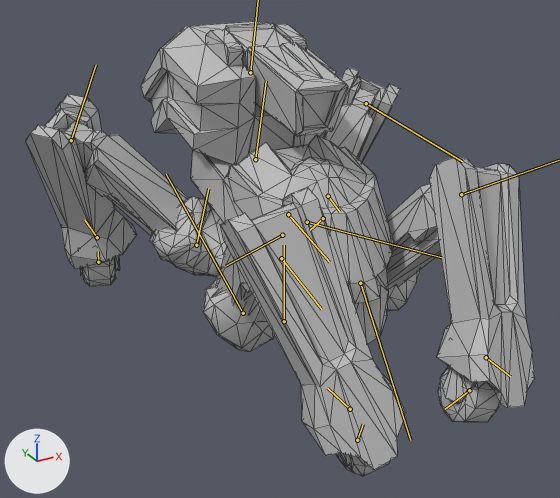
A saved change to the FBX model Unity_Project/Assets/Models/Unit/Tank_02_Locomotion.fbx.
One viewpoint serves both versions: a camera (50 mm lens) standing at (-3.13, -5.61, 3.56) and looking at (-0.22, -0.33, 0.92). The lights are fixed; the arrows at lower left show +X, +Y and +Z. Both versions are drawn at frame 5 of the action 'Take 001'; the numbers are the values there. The bones that bend it are drawn over the model as lines. Mesh edges are drawn as thin lines.

Names of what the first picture shows: 'Tank'.
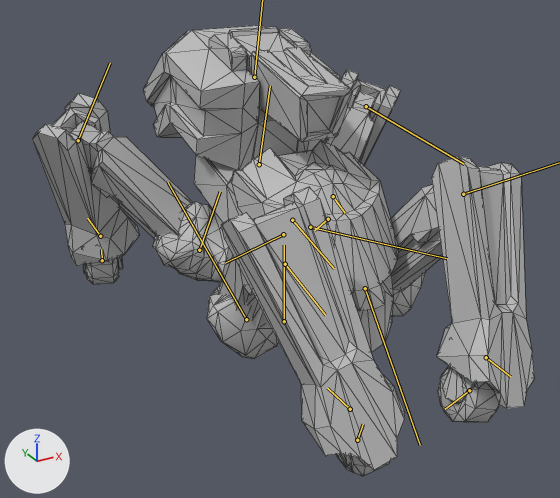
Commit message: update anim
updating locomotion animation

The change in detail:
Bone 'Center' (bone_center) moves from (-3.2, 36.4, -0.5) to (-6.0, 43.3, -0.5).
Bone 'Front_L_Hips' (bone_front_l_hips) turns from (2, 14, -27) to (2, 14, -29) degrees about its own x, y and z.
Bone 'Front_L_Leg' (bone_front_l_leg) turns from (0, -1, -21) to (0, -1, -25) degrees about its own x, y and z.
Bone 'Front_R_Hips' (bone_front_r_hips) turns from (4, 17, -25) to (3, 17, -28) degrees about its own x, y and z.
Bone 'Front_R_Leg' (bone_front_r_leg) turns from (0, -1, -18) to (0, -1, -22) degrees about its own x, y and z.
Bone 'Back_L_Hips' (bone_back_l_hips) turns from (9, -7, -28) to (8, -6, -30) degrees about its own x, y and z.
Bone 'Back_L_Leg' (bone_back_l_leg) turns from (0, -5, 2) to (0, -1, 0) degrees about its own x, y and z.
Bone 'Back_L_Foot' (bone_back_l_foot) turns from (21, 35, -2) to (22, 31, -1) degrees about its own x, y and z.
Bone 'Back_R_Hips' (bone_back_r_hips) turns from (12, -6, -29) to (16, -4, -31) degrees about its own x, y and z.
Bone 'Back_R_Leg' (bone_back_r_leg) turns from (0, -8, 2) to (0, -6, 2) degrees about its own x, y and z.
Bone 'Back_R_Foot' (bone_back_r_foot) turns from (25, 36, -2) to (30, 34, 0) degrees about its own x, y and z.

Pixel boxes (x1, y1, x2, y2) of what changed, in the pictures (560 x 498 px):
'Tank', posed: before (25, 21, 535, 476); after (32, 25, 535, 476)
bone 'Center', root to tip: before (281, 258) to (321, 309); after (285, 264) to (325, 315)
bone 'Front_L_Hips', root to tip: before (360, 283) to (410, 440); after (365, 288) to (420, 445)
bone 'Front_R_Hips', root to tip: before (243, 313) to (166, 174); after (246, 319) to (168, 182)
bone 'Front_R_Leg', root to tip: before (282, 235) to (225, 266); after (283, 234) to (225, 263)
bone 'Back_L_Hips', root to tip: before (307, 222) to (441, 257); after (310, 227) to (447, 258)
bone 'Back_L_Leg', root to tip: before (366, 103) to (462, 161); after (366, 106) to (464, 164)
bone 'Back_L_Foot', root to tip: before (328, 196) to (340, 212); after (333, 196) to (345, 213)
bone 'Back_R_Hips', root to tip: before (196, 245) to (208, 188); after (199, 250) to (220, 191)
bone 'Back_R_Leg', root to tip: before (71, 140) to (96, 64); after (78, 140) to (110, 63)
bone 'Back_R_Foot', root to tip: before (97, 237) to (84, 219); after (100, 236) to (87, 218)
